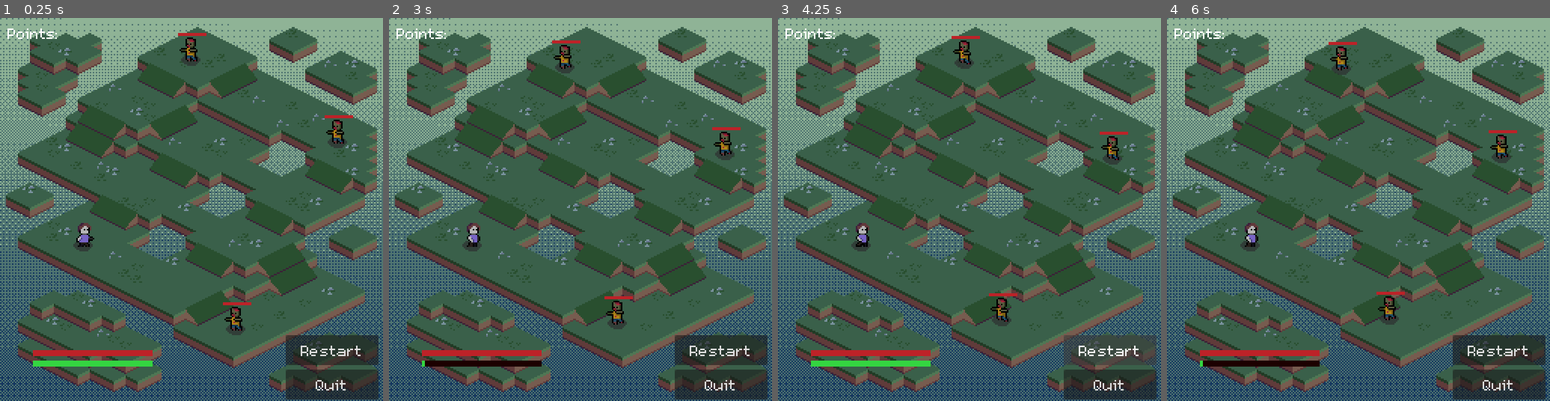
Above: before the commit, frames 1-4 (left to right).
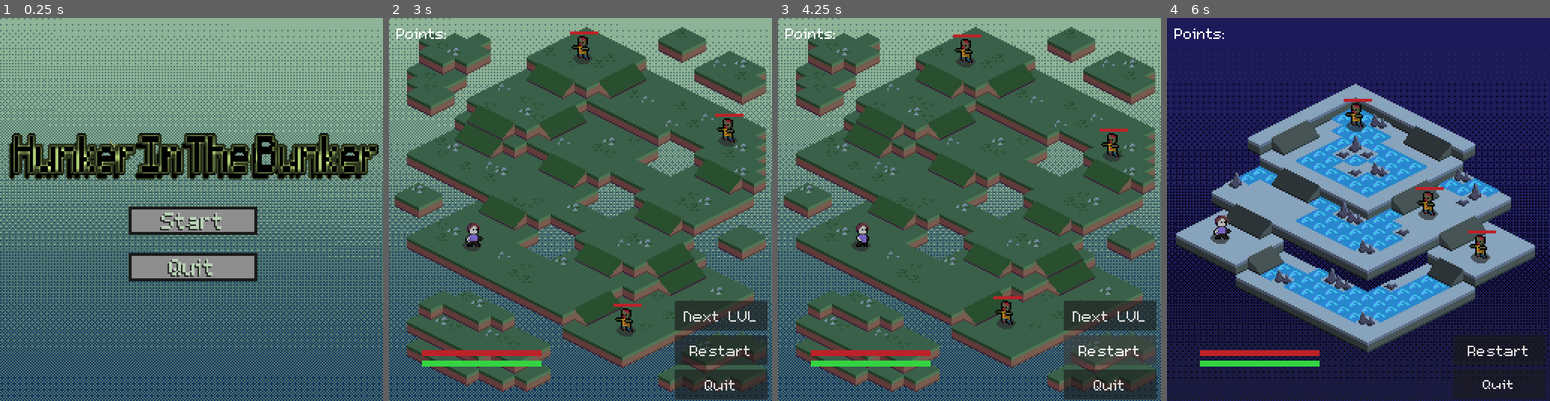
Above: after the commit, the same moments.

Repository: CARDinalCAWWW/Hunker-In-The-Bunker
Game: Godot game, scene res://MainMenu/main_menu.tscn
Same seed, same stepped clock (60 frames per second), same inputs: the game is played once before the commit and once after it. Before the commit the project starts from res://PlayArea/play_area.tscn.
Inputs (mouse positions are in pixels of both pictures, inside the frame that each line leads up to):
- Up to frame 1 (0.25 s): no input
- Up to frame 2 (3 s): click (722, 351) at 0.5 s, where only the run before the commit has a clickable "Restart"; click (722, 351) at 1.25 s, where only the run before the commit has a clickable "Restart"; click (722, 351) at 2 s, where only the run before the commit has a clickable "Restart"; click (580, 220) at 2.77 s
- Up to frame 3 (4.25 s): click "Restart" at 3.5 s
- Up to frame 4 (6 s): click "Restart" at 4.25 s; click "Restart" at 5 s; click (1500, 316) at 5.75 s, where only the run after the commit has a clickable "Next LVL"

The runs differ from the first frame. In frame 1, 70% of the frame differs, in the area x 1-99%, y 2-100%; in frame 2, 4.0%; in frame 3, 2.9%; in frame 4, 96%, in the area x 0-100%, y 0-100%.
Error before the commit: Invalid access to property or key 'process_frame' on a base object of type 'null instance'. (res://Player/player.gd:89)

Commit message:
UI and animation
Main menu set to main scene, button added to change in between levels for debuging. Zombie animation added.

Diff:
--- a/hunker-in-the-bunker-game/Enemy/enemy.gd
+++ b/hunker-in-the-bunker-game/Enemy/enemy.gd
@@ -52,10 +52,15 @@
 	got_hit = true
 	enemy_health -= 1
 
+	$Sprite2D.play("Stun")
+
 	if current_max_speed < top_speed:
 		current_max_speed += speed_inc
 
 	await get_tree().create_timer(DEATH_COOLDOWN).timeout
+
+	$Sprite2D.play("Get Up")
+	await $Sprite2D.animation_finished
 
 	var new_enemy = ENEMY_SCENE.instantiate()
 	var x_offset = randf_range(-7, -4) if randi() % 2 == 0 else randf_range(4,7)
@@ -68,6 +73,9 @@
 	new_enemy.speed_inc = speed_inc
 
 	get_parent().add_child(new_enemy)
+	$Sprite2D.play("NewZombie")
+	await $Sprite2D.animation_finished
+	$Sprite2D.play("Walk")
 
 	got_hit = false
 
--- a/hunker-in-the-bunker-game/Enemy/enemy.tscn
+++ b/hunker-in-the-bunker-game/Enemy/enemy.tscn
@@ -103,7 +103,7 @@
 "duration": 1.0,
 "texture": SubResource("AtlasTexture_ht3ht")
 }],
-"loop": true,
+"loop": false,
 "name": &"Get Up",
 "speed": 5.0
 }, {
@@ -123,7 +123,7 @@
 "duration": 1.0,
 "texture": SubResource("AtlasTexture_3cio7")
 }],
-"loop": true,
+"loop": false,
 "name": &"NewZombie",
 "speed": 5.0
 }, {
@@ -140,7 +140,7 @@
 "duration": 0.71,
 "texture": SubResource("AtlasTexture_lh1vl")
 }],
-"loop": true,
+"loop": false,
 "name": &"Stun",
 "speed": 5.0
 }, {
@@ -181,7 +181,7 @@
 texture_filter = 1
 position = Vector2(0, -7)
 sprite_frames = SubResource("SpriteFrames_efk13")
-animation = &"Walk"
+animation = &"NewZombie"
 script = ExtResource("3_eqilm")
 
 [node name="NavigationAgent2D" type="NavigationAgent2D" parent="."]
--- /dev/null
+++ b/hunker-in-the-bunker-game/PlayArea/nxt_lvl.gd
@@ -0,0 +1,4 @@
+extends Button
+
+func _on_pressed() -> void:
+	get_tree().change_scene_to_file("res://PlayArea/Cave/play_area_cave.tscn")
--- a/hunker-in-the-bunker-game/PlayArea/play_area.tscn
+++ b/hunker-in-the-bunker-game/PlayArea/play_area.tscn
@@ -12,6 +12,7 @@
 [ext_resource type="Script" uid="uid://csolmdfyspk3f" path="res://PlayArea/CanvasLayers/score.gd" id="8_pbx73"]
 [ext_resource type="FontFile" uid="uid://cwlcx3qvpg8t7" path="res://Resources/m5x7.ttf" id="10_683yk"]
 [ext_resource type="Texture2D" uid="uid://c82ntdmbqb86y" path="res://PlayArea/GrassLand/LandBg.png" id="11_df0sw"]
+[ext_resource type="Script" uid="uid://kwwsycimqtmf" path="res://PlayArea/nxt_lvl.gd" id="11_xhbsq"]
 
 [sub_resource type="TileSetAtlasSource" id="TileSetAtlasSource_oxk8t"]
 texture = ExtResource("1_bdbf3")
@@ -153,6 +154,18 @@
 autowrap_trim_flags = 0
 script = ExtResource("7_sjdh0")
 
+[node name="NxtLvl" type="Button" parent="HUD"]
+texture_filter = 1
+offset_left = 191.0
+offset_top = 189.0
+offset_right = 306.7069
+offset_bottom = 234.5751
+scale = Vector2(0.5358367, 0.438837)
+theme_override_fonts/font = ExtResource("10_683yk")
+theme_override_font_sizes/font_size = 32
+text = "Next LVL"
+script = ExtResource("11_xhbsq")
+
 [node name="Button" type="Button" parent="HUD"]
 texture_filter = 1
 offset_left = 191.0
@@ -187,4 +200,5 @@
 script = ExtResource("8_pbx73")
 
 [connection signal="pressed" from="HUD/Restart" to="HUD/Restart" method="_on_pressed"]
+[connection signal="pressed" from="HUD/NxtLvl" to="HUD/NxtLvl" method="_on_pressed"]
 [connection signal="pressed" from="HUD/Button" to="HUD/Button" method="_on_pressed"]
--- a/hunker-in-the-bunker-game/project.godot
+++ b/hunker-in-the-bunker-game/project.godot
@@ -11,7 +11,7 @@
 [application]
 
 config/name="Hunker In The Bunker Game"
-run/main_scene="uid://pw5xbgungxwb"
+run/main_scene="uid://bylstdkwpk3yk"
 config/features=PackedStringArray("4.5", "Forward Plus")
 config/icon="res://icon.svg"
 
Not shown, added: hunker-in-the-bunker-game/PlayArea/nxt_lvl.gd.uid
Not shown: 1 places in hunker-in-the-bunker-game/PlayArea/play_area.tscn that only renumber resources
